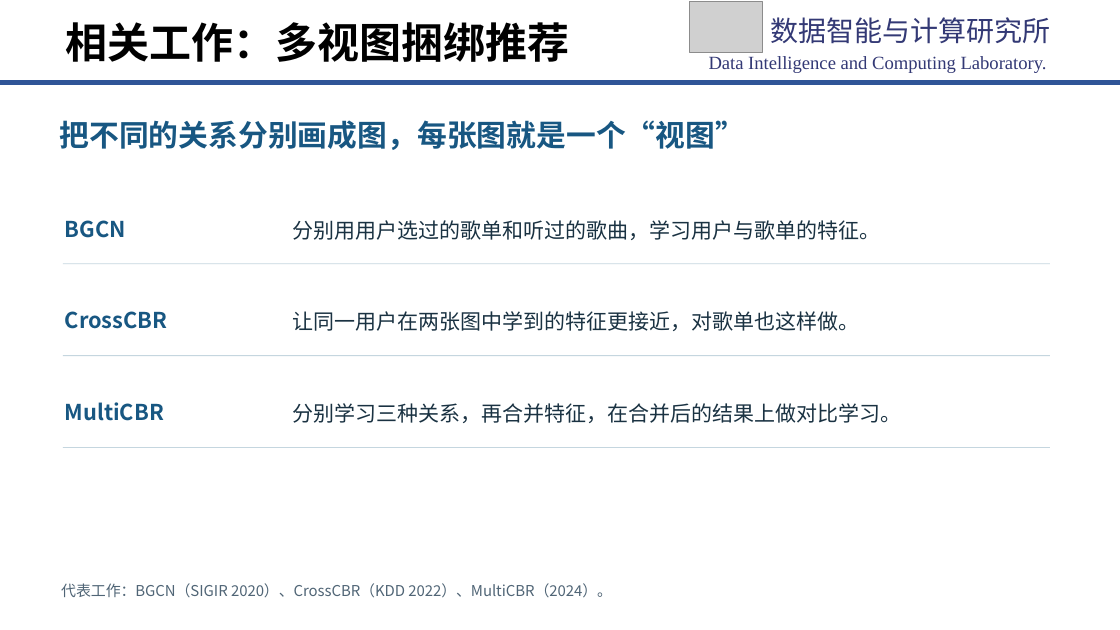
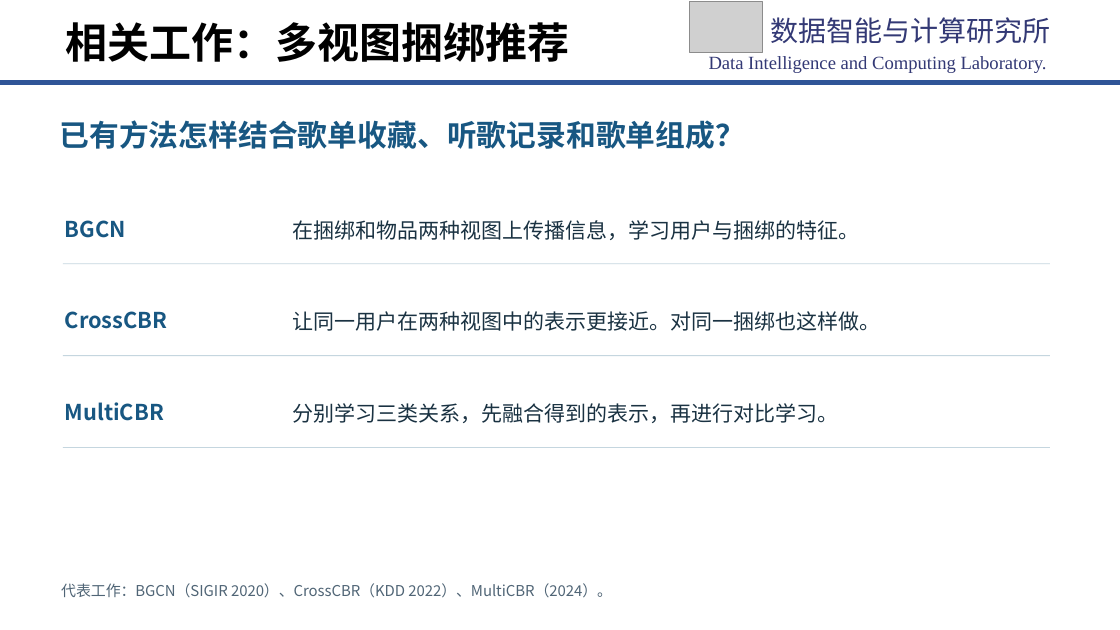
Before and after one commit to chengwuzi/MultiCBR-Project, a slide deck: slide 11 of 开题PPT/研二开题答辩-ReCoBR-定稿.pptx (slide 9 before the commit). Drawn at 1120x630 pixels with LibreOffice and Linux fonts; fonts in the diff are those of the drawing; grey boxes stand for pictures; background and template pictures are left out. Boxes give left, top, right and bottom in pixels: in the first picture for what was removed or moved away, otherwise in the second. Text is boxed around its words. In the diff, an @@ line names an element or a change of style, - is before the commit and + after.

```diff
--- a/开题PPT/研二开题答辩-ReCoBR-定稿.pptx
+++ b/开题PPT/研二开题答辩-ReCoBR-定稿.pptx
@@ text at box(59, 120, 745, 149): text changed @@
-把不同的关系分别画成图，每张图就是一个“视图”
+已有方法怎样结合歌单收藏、听歌记录和歌单组成？
@@ text at box(292, 220, 859, 240): text changed @@
-分别用用户选过的歌单和听过的歌曲，学习用户与歌单的特征。
+在捆绑和物品两种视图上传播信息，学习用户与捆绑的特征。
@@ text at box(292, 311, 880, 331): text changed @@
-让同一用户在两张图中学到的特征更接近，对歌单也这样做。
+让同一用户在两种视图中的表示更接近。对同一捆绑也这样做。
@@ text at box(292, 403, 838, 423): text changed @@
-分别学习三种关系，再合并特征，在合并后的结果上做对比学习。
+分别学习三类关系，先融合得到的表示，再进行对比学习。
```
Also in this commit, not shown: 8 other slides changed, 3 slides added, 1 slide removed.
